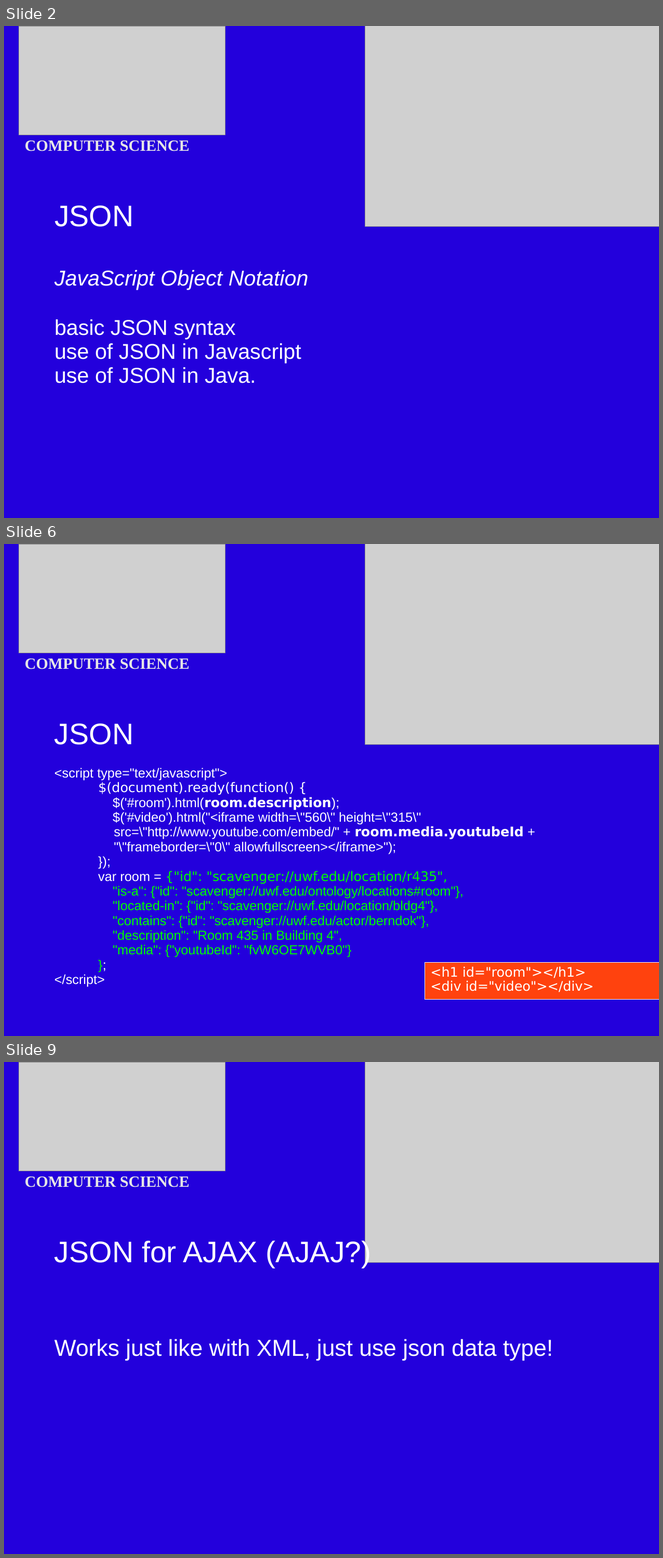
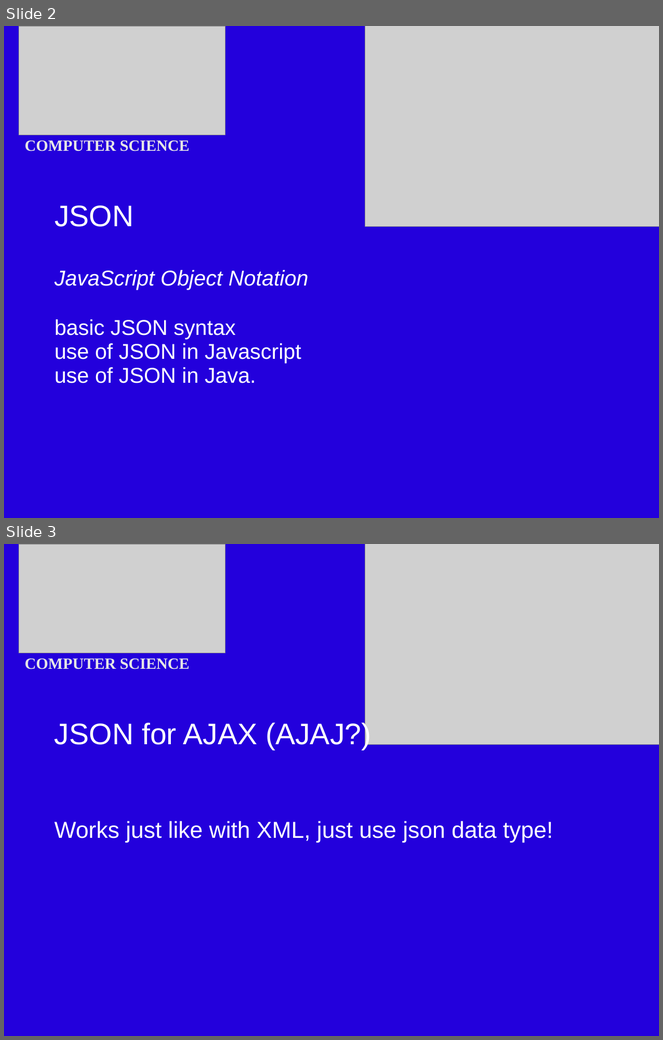
Before and after one commit to BOwsnicki/Distrib, a slide deck: slides/JSONAjax.odp. Shown one above the other, each under a label of ours: slides 2, 6 and 9 before the commit, slides 2 and 3 after it; the slides between them are not shown. The pictures are 663x1558 and 663x1040 pixels, drawn with LibreOffice and Linux fonts; fonts in the diff are those of the drawing; grey boxes stand for pictures. Boxes give left, top, right and bottom in pixels: in the first picture for what was removed or moved away, otherwise in the second. Text is boxed around its words. In the diff, an @@ line names an element or a change of style, - is before the commit and + after.

Commit message:
Some JSON cleanup

```diff
--- a/slides/JSONAjax.odp
+++ b/slides/JSONAjax.odp
@@ slide 6 removed at [4, 544, 659, 1036], background #2300DC @@
@@ picture removed at [19, 544, 225, 653] @@
@@ picture removed at [365, 544, 659, 744] @@
@@ text removed at [25, 658, 190, 669] @@
-COMPUTER SCIENCE
@@ text removed at [54, 723, 524, 987] @@
-JSON
-<script type="text/javascript">
-$(document).ready(function() {
-$('#room').html(room.description);
-$('#video').html("<iframe width=\"560\" height=\"315\"
-src=\"http://www.youtube.com/embed/" + room.media.youtubeId +
-"\"frameborder=\"0\" allowfullscreen></iframe>");
-});
-var room = {"id": "scavenger://uwf.edu/location/r435",
-"is-a": {"id": "scavenger://uwf.edu/ontology/locations#room"},
-"located-in": {"id": "scavenger://uwf.edu/location/bldg4"},
-"contains": {"id": "scavenger://uwf.edu/actor/berndok"},
-"description": "Room 435 in Building 4",
-"media": {"youtubeId": "fvW6OE7WVB0"}
-};
-</script>
@@ table removed at [425, 962, 659, 999], 1 rows, 1 columns @@
-<h1 id="room"></h1> / <div id="video"></div>
@@ what was slide 9 is now slide 3 @@
```
Also in this commit, not shown: 5 other slides removed, 2 other files.
